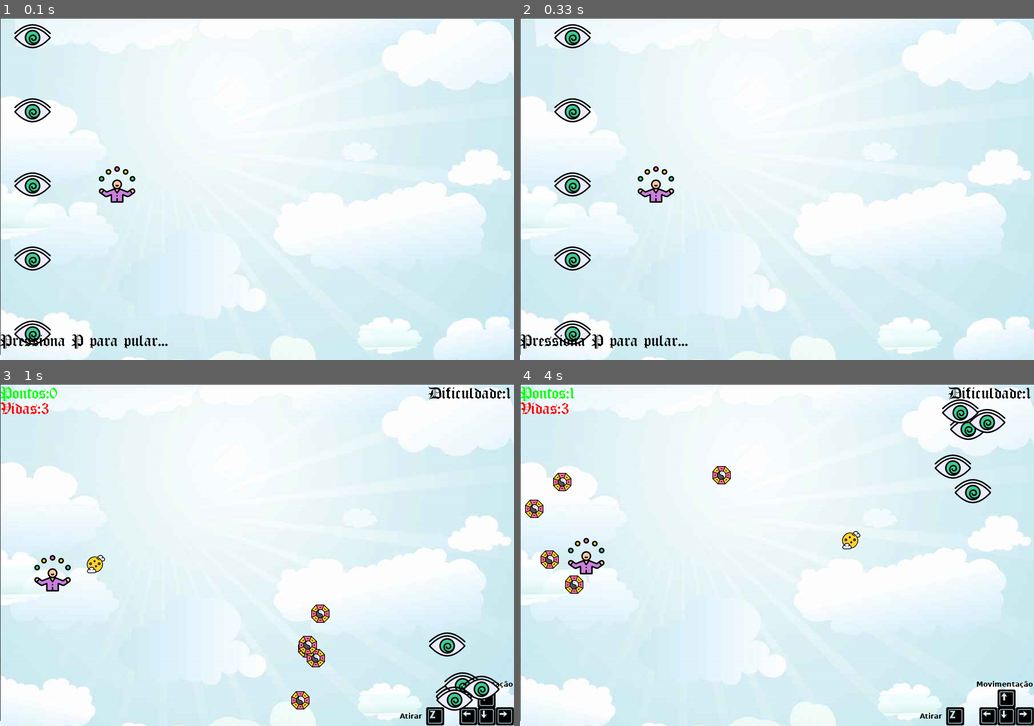
Above: before the commit, frames 1-4 (two rows, left to right).
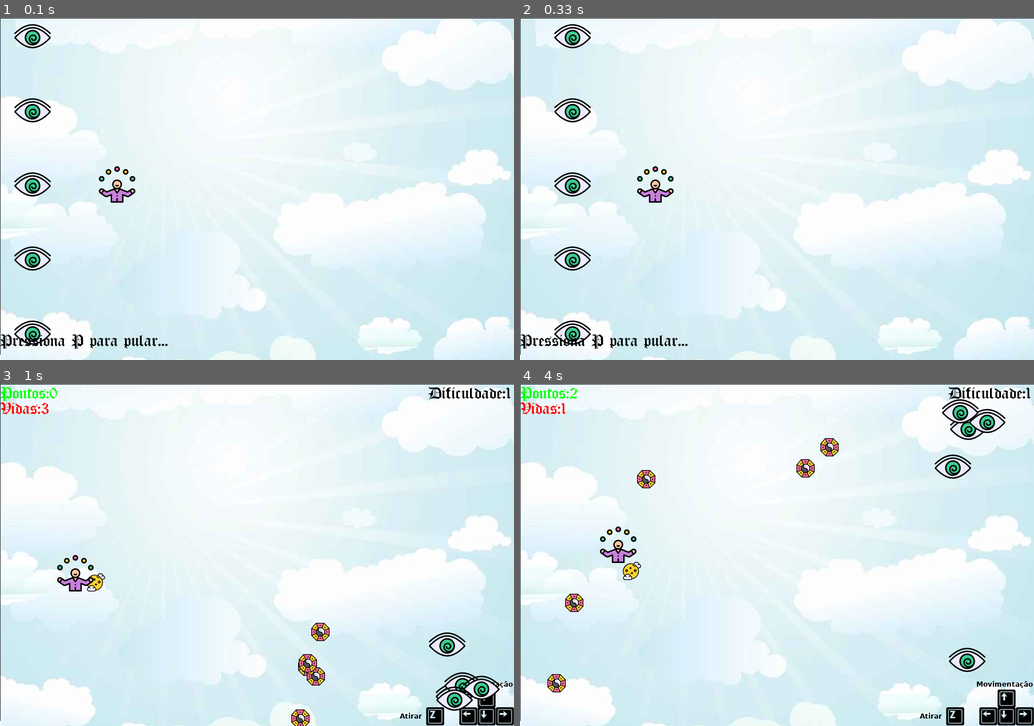
Above: after the commit, the same moments.

Repository: CiceroWesley/projeto-pygame
Game: pygame game, started from main.py
The game is run twice, just before and just after one commit, with the same random seed, the same clock (stepped at 60 frames per second) and the same inputs.
Inputs:
- Up to frame 1 (0.1 s): no input
- Up to frame 2 (0.33 s): no input
- Up to frame 3 (1 s): tap P at 0.33 s; hold Z from 0.67 s (still down); hold Right from 0.67 s (still down)
- Up to frame 4 (4 s): release Z at 1.13 s; release Right at 1.13 s; hold Right 1.17-1.63 s; tap Z at 1.23, 1.53, 1.73, 2.07, 2.37, 2.57, 2.87, 3.13, 3.47, 3.77, 3.9 s; hold Up 1.67-1.97 s; hold Right 2-2.47 s; hold Left 2.5-3.03 s; hold Down 3.07-3.37 s; hold Left 3.4-3.8 s; hold Up from 3.83 s (still down)

Frame 1 is identical in both runs. In frame 2, 0.2% of the frame differs, in the area x 22-30%, y 43-54%; in frame 3, 2.0%; in frame 4, 3.1%, in the area x 1-92%, y 1-91%.

Commit message:
fix update

Diff:
--- a/funcoes.py
+++ b/funcoes.py
@@ -1,20 +1,39 @@
+# Para as colisões, vamos calcular com base no centro de cada objeto
+
+#inimigo tem 64x64 pixels (64 de largura e 64 de comprimento)
+#jogador tem 64x64 pixels
+#bala tem 32x32 pixels
+#balaI tem 32x32 pixels
+
+#para calcular a distancia entre esses objetos devemos usar as coordenadas do centro de cada objeto
+#com a formula para calcular distancia entre pontos
+
+
 def colisaoCinimigo(Xinimigo,Yinimigo,Xbala,Ybala):
-    distancia = (((Xinimigo - Xbala)**2)+((Yinimigo - Ybala)**2))**0.5
-    if distancia <20:
+    distancia = (((Xinimigo+16 - Xbala)**2)+((Yinimigo+16 - Ybala)**2))**0.5 #(64/2)-(32/2)=32-16=16
+    if distancia <48: #32+16=48
         return True
     else:
         return False
 
 def colisaoCbalas(XbalaI,YbalaI,Xbala,Ybala):
-    distancia = (((XbalaI - Xbala)**2)+((YbalaI - Ybala)**2))**0.5
-    if distancia <20:
+    distancia = (((XbalaI - Xbala)**2)+((YbalaI - Ybala)**2))**0.5 #(32/2)-(32/2)=16-16=0
+    if distancia <32: #16+16=32
         return True
     else:
         return False
 
 def colisaoCjogador(Xjogador,Yjogador,XbalaI,YbalaI):
-    distancia = (((Xjogador - XbalaI)**2)+((Yjogador - YbalaI)**2))**0.5
-    if distancia <20:
+    distancia = (((Xjogador+16 - XbalaI)**2)+((Yjogador+16 - YbalaI)**2))**0.5 #(64/2)-(32/2)=32-16=16
+    if distancia <48: #32+16=48
+        return True
+    else:
+        return False
+
+#nova funçao - colisao jogador e inimigo
+def colisaoCjogadorEinimigo(Xjogador,Yjogador, Xinimigo,Yinimigo): #por algum motivo dá morte automática do jogador
+    distancia = (((Xjogador - Xinimigo)**2)+((Yjogador - Yinimigo)**2))**0.5 #(64/2)-(64/2)=32-32=0
+    if distancia <64: #32+32=64
         return True
     else:
         return False
--- a/main.py
+++ b/main.py
@@ -1,5 +1,4 @@
 import pygame,sys
-from pygame.locals import *
 from random import randint
 from funcoes import *
 from time import sleep
@@ -9,15 +8,14 @@
 #criando a tela
 lagalt= (900,600)
 tela = pygame.display.set_mode(lagalt)
-
 fundo=pygame.image.load('imagens/fundo.png')
 
+#música do jogo
 pygame.mixer.music.load('sons/KoopaCastle.mp3')
 pygame.mixer.music.play(-1)
 
-
 #nome do jogo e icone
-pygame.display.set_caption('Magic')
+pygame.display.set_caption('Magic Shooters')
 icone = pygame.image.load('imagens/hat.png')
 pygame.display.set_icon(icone)
 
@@ -27,7 +25,7 @@
 jogadorY = 300
 jogadorXmuda=0
 jogadorYmuda=0
-dificuldade=1  #alterar a dificuldade no menu inciail em 1, 2 e 3.
+dificuldade=1 #não utilizado ainda
 vidas=3
 
 #pontos
@@ -38,7 +36,6 @@
 fontef = pygame.font.Font('fontes/OldLondon.ttf',64)
 
 #inimigo
-
 inimigofoto = []
 inimigoX = []
 inimigoY= []
@@ -58,7 +55,7 @@
 balafoto = pygame.image.load('imagens/moon.png')
 balaX=0
 balaY=0
-balaXmuda=8
+balaXmuda=8 #velocidade bala jogador
 balaYmuda=0
 balaatira=1
 
@@ -69,55 +66,68 @@
 balaIXmuda=[]
 balaIatira=[]
 for i in range(inimigos):
-
     balaIfoto.append(pygame.image.load('imagens/taoism.png'))
     balaIX.append(0)
     balaIY.append(0)
     balaIXmuda.append(-7)
     balaIatira.append(1)
 
+#print jogador
 def jogador(x,y):
     tela.blit(jogadorfoto,(x,y))
 
+#print inimigo
 def inimigo(x,y,i):
     tela.blit(inimigofoto[i],(x,y))
 
+#print bala do jogador
 def bala(x,y):
     global balaatira
     balaatira=0
     tela.blit(balafoto,(x,y))
 
+#print balas dos inimigos
 def balaI(x,y,i):
     global balaIatira
     balaIatira[i]=0
     tela.blit(balaIfoto[i],(x,y))
 
-
+#print pontos
 def placar(x,y):
     ponto = fonte.render('Pontos:'+str(pontos),True,(0,255,0))
     tela.blit(ponto,(x,y))
 
+#print vida
 def life(x,y):
     vida = fonte.render('Vidas:'+str(vidas),True,(255,0,0))
     tela.blit(vida,(x,y))
 
+#print dificuldade
 def dificult(x,y):
     dificu = fonte.render('Dificuldade:'+str(dificuldade),True,(0,0,0))
     tela.blit(dificu,(x,y))
 
+#print 'Vc morreu'
 def gameover():
-    fim = fontef.render('FIM DE JOGO',True,(0,0,0))
-    continua = fonte.render('Continuar?(s ou n)',True,(0,0,0))
+    fim = fontef.render('Vc morreu',True,(0,0,0))
+    continua = fonte.render('Jogar de novo?(s ou n)',True,(0,0,0))
     tela.blit(fim,(300,250))
     tela.blit(continua,(310,315))
 
+#print 'Parabens, vc passou de fase'
+def passoudefase():
+    vitoria = fontef.render('Parabens, vc passou de fase', True, (0, 0, 0))
+    continua = fonte.render('Continuar?(s ou n)', True, (0, 0, 0))
+    tela.blit(vitoria, (200, 250))
+    tela.blit(continua, (310, 315))
+
+#abertura
 def animation():
     fundo2 = pygame.image.load('imagens/fundoab.png')
     running = True
-    maior = False
     playerX = 150
     playerY = 260
-    playerXmuda = 2.35
+    playerXmuda = 2.3
     playerYmuda = 0
 
     enemyX = []
@@ -152,59 +162,70 @@
         jogador(playerX,playerY)
         pularanimacao = fonte.render('Pressiona P para pular...', True, (0,0,0))
 
-        if playerX > 100 and playerX < 300:
+        #print 'Pressiona P para pular...'
+        if playerX > 50 and playerX < 1000:  #(50 é maior q 150)
             tela.blit(pularanimacao,(0,550))
 
-        if playerX > 985:
-            gamename = fontef.render('Nome do Jogo',True,(0,0,0))
-            tela.blit(gamename,(450,300))
+        #print nome do jogo
+        if playerX > 950:
+            gamename = fontef.render('Magic Shooters',True,(0,0,0))
+            tela.blit(gamename,(260,250)) #centralizar na tela
 
         if playerX > 1000:
-            sleep(3)
+            sleep(2)
             running=False
         pygame.display.update()
 
-
+#jogo
 def gameloop():
     #loop do jogo
     global jogadorX, jogadorY, jogadorXmuda, jogadorYmuda, balaX, balaY, balaXmuda, balaYmuda, inimigoATV, balaatira, pontos, vidas, dificuldade
     while True:
 
-        #tela.fill((0,0,0))
         tela.blit(fundo,(0,0))
         for evento in pygame.event.get():
             if evento.type == pygame.QUIT:
                 pygame.quit()
                 sys.exit()
+
             if evento.type == pygame.KEYDOWN:
+                #teclas para jogador se mover
                 if evento.key == pygame.K_LEFT:
-                    jogadorXmuda = -3
+                    jogadorXmuda = -5
                 if evento.key ==  pygame.K_RIGHT:
-                    jogadorXmuda = 3
+                    jogadorXmuda = 5
                 if evento.key == pygame.K_UP:
-                    jogadorYmuda = -3
+                    jogadorYmuda = -5
                 if evento.key == pygame.K_DOWN:
-                    jogadorYmuda = 3
+                    jogadorYmuda = 5
+
+                #tecla z para atirar
                 if evento.key == pygame.K_z:
-                    if balaatira == 1 :
+                    if balaatira == 1:
                         balasom = pygame.mixer.Sound('sons/fogojogador.wav')
                         balasom.play()
                         balaX=jogadorX
-                        balaY=jogadorY
+                        balaY=jogadorY+32 #32 para a bala sair no meio do jogador (32=64/2)
                         bala(balaX,balaY)
+
+                #tecla h para inimigos pararem de atirar e suas balas não tem efeito
                 if evento.key == pygame.K_h:
                     inimigoATV= False
-                if evento.key == pygame.K_s and vidas==0:
+
+                #tecla s para jogar de novo (codigo para reiniciar o jogo)
+                if evento.key == pygame.K_s and (vidas==0 or pontos>=10):
                     vidas=3
                     pontos=0
-                    #dificuldade=1 dificuldade vai para o menu inicial do jogo
                     jogadorX=0
                     jogadorY=300
+
+                    #gerando os inimigos
                     for j in range(inimigos):
                         inimigoX[j] = randint(750,836)
                         inimigoY[j] = randint(0,536)
-                if evento.key == pygame.K_n and vidas==0:
-                    pygame.mixer.music.stop #colocar isso em outro canto
+
+                #tecla n para sair quando jogo acabar
+                if evento.key == pygame.K_n and (vidas==0 or pontos>=10):
                     pygame.quit()
                     sys.exit()
             if evento.type== pygame.KEYUP:
@@ -220,31 +241,29 @@
 
         if jogadorX <=0:
             jogadorX=0
-        if jogadorX >=800:
-            jogadorX=800
+        if jogadorX >=836: #900-64=836
+            jogadorX=836
         if jogadorY <=0:
             jogadorY=0
-        if jogadorY >=536:
+        if jogadorY >=536: #600-64=536
             jogadorY=536
 
         #inimigo
         for i in range(inimigos):
             inimigoY[i]+=inimigoYmuda[i]
 
-            if inimigoY[i] >= 536:
+            if inimigoY[i] >= 536: #600-64=536
                 inimigoYmuda[i]=-3*dificuldade
-                inimigoXmuda[i]=-25
+                inimigoXmuda[i]=-25 #o inimigo se aproxima do jogador
                 inimigoX[i]+=inimigoXmuda[i]
             if inimigoY[i] <=0:
                 inimigoYmuda[i]=3*dificuldade
-                inimigoXmuda[i]=-25
+                inimigoXmuda[i]=-25 #o inimigo se aproxima do jogador
                 inimigoX[i]+=inimigoXmuda[i]
-            if inimigoX[i] <=450:
-                inimigoXmuda[i]=386
+            if inimigoX[i] <=0: #inimigo quando chega no limite da tela, aparece do outro lado
+                inimigoXmuda[i]=836 #900-64=836
                 inimigoX[i] += inimigoXmuda[i]
-            #if inimigoX[i] >=900:
-             #   inimigoXmuda[i]=25
-              #  inimigoX[i]+=inimigoXmuda[i]
+
             #colisao com o inimigo
             colisao=colisaoCinimigo(inimigoX[i],inimigoY[i],balaX,balaY)
             if colisao == True:
@@ -254,21 +273,27 @@
                 balaX=jogadorX
                 balaatira=1
                 pontos+=1
-                inimigoX[i] = randint(750,836)
-                inimigoY[i]= randint(0,536)
+                inimigoX[i] = randint(750,836) #intervalo horizontal que o inimigo surge (836=900-64)
+                inimigoY[i]= randint(0,536) #intervalo vertical que o inimigo surge (536=600-64)
+
+            #salvando valores para gerar o inimigo novo
             inimigo(inimigoX[i],inimigoY[i],i)
+
             if inimigoATV== True:
+
+            #bala inimigo
+                #inimigo atirando ('criando' a bala)
                 if balaIatira[i] == 1:
-                    balasomI=pygame.mixer.Sound('sons/fogoinimigo.wav')
-                    balasomI.play()
                     balaIX[i] = inimigoX[i]
-                    balaIY[i] = inimigoY[i]
+                    balaIY[i] = inimigoY[i]+32 #+32 para a bala sair no meio do inimigo (32=64/2)
                     balaI(balaIX[i],balaIY[i],i)
-            #bala inimigo
-            if balaIX[i]<=0:
+
+            #inimigo atirando quando a bala desaparece do mapa
+            if balaIX[i] <= 0:
                 balaIX[i]=inimigoX[i]
                 balaIatira[i]=1
 
+            #deslocamento da bala
             if balaIatira[i] == 0:
                 balaI(balaIX[i],balaIY[i],i)
                 balaIX[i] += -7
@@ -282,38 +307,75 @@
                 balaIX[i]=inimigoX[i]
                 balaatira=1
                 balaIatira[i]=1
+
+
             #colisao com o jogador
-            colisaoJ = colisaoCjogador(jogadorX,jogadorY+32,balaIX[i],balaIY[i])
-            if colisaoJ == True:   #emcima não pega nele
+            colisaoJ = colisaoCjogador(jogadorX,jogadorY,balaIX[i],balaIY[i])
+            if colisaoJ == True:
                 somCJ = pygame.mixer.Sound('sons/acertajogador.wav')
                 somCJ.play()
                 balaIX[i] = inimigoX[i]
                 balaIatira[i]=1
                 vidas-=1
+
+
+            #colisao com o jogador e o inimigo
+            colisaoJeI = colisaoCjogadorEinimigo(jogadorX,jogadorY, inimigoX[i],inimigoY[i])
+            if colisaoJeI == True:
+                somCJ = pygame.mixer.Sound('sons/acertajogador.wav')
+                somCJ.play()
+                vidas=0 #morte automática do jogador, se encostar no inimigo
+
         #bala jogador
-        if balaX >=900:
+        if balaX >= 900:
              balaX = jogadorX
              balaatira=1
 
         if balaatira == 0:
              bala(balaX,balaY)
              balaX += balaXmuda
-        #níveis
 
 
         #fim de jogo
-        if vidas == 0:
-            gameover()
+
+        #erro achado #melhor elaborar o codigo para quando "acaba o jogo", pois o jogador ainda pode atirar e marcar pontos
+
+        #ganhou
+        if pontos >= 10:
+            passoudefase()
+
+            #aqui o "erro"
             for k in range(inimigos):
                 inimigoX[k]=3000
                 inimigoY[k]=3000
-            jogadorX=3000
-            jogadorY=3000
+            jogadorX=1000
+            jogadorY=0
+
+
+        #perdeu
+        elif vidas == 0:
+            gameover()
+
+            #aqui o "erro"
+            for k in range(inimigos):
+                inimigoX[k]=3000
+                inimigoY[k]=3000
+            jogadorX=1000
+            jogadorY=0
+
+
+        #print valores do jogo
         jogador(jogadorX,jogadorY)
         placar(pontosX,pontosY)
         life(0,27)
         dificult(750,0)
+
+        #update da tela do jogo
         pygame.display.update()
 
+
+#abertura do jogo
 animation()
+
+#jogo
 gameloop()
Not shown, changed: README.md
